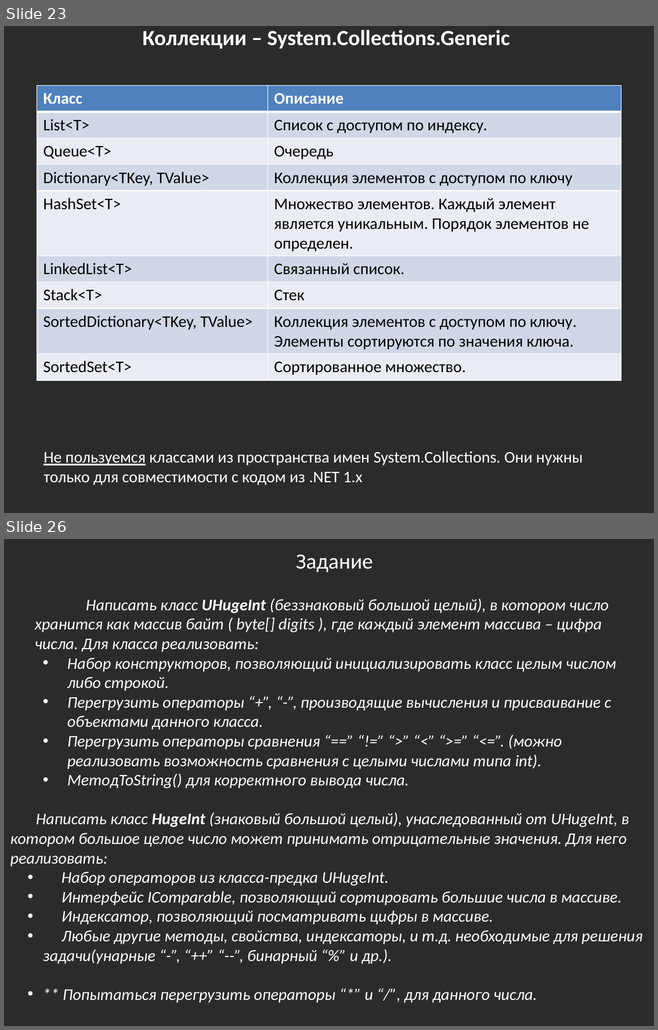
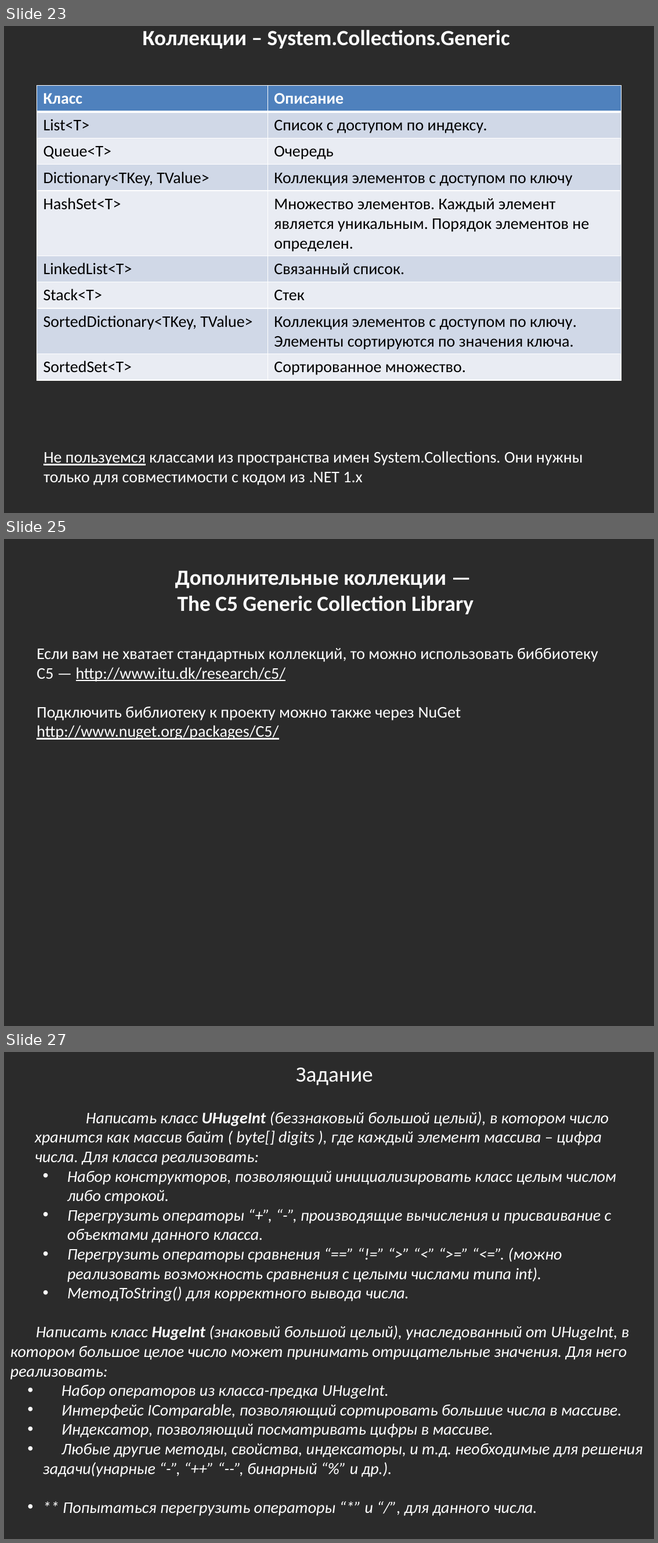
Before and after one commit to bazile/Training, a slide deck: Presentation/lesson-02-oop.pptx. Shown one above the other, each under a label of ours: slides 23 and 26 before the commit, slides 23, 25 and 27 after it; the slides between them are not shown. The pictures are 658x1030 and 658x1543 pixels, drawn with LibreOffice and Linux fonts; fonts in the diff are those of the drawing; background and template pictures are left out; a plain dark background stands for a picture behind light text. Boxes give left, top, right and bottom in pixels: in the first picture for what was removed or moved away, otherwise in the second. Text is boxed around its words. In the diff, an @@ line names an element or a change of style, - is before the commit and + after.

Commit message:
Added link to C5 collections

```diff
--- a/Presentation/lesson-02-oop.pptx
+++ b/Presentation/lesson-02-oop.pptx
@@ slide 25 added at (4,539,654,1026), background picture (left out) @@
@@ text added at (175,570,473,614), 24 pt, text #FFFFFF, bold @@
+Дополнительные коллекции —
+The C5 Generic Collection Library
@@ text added at (36,648,598,740), 18 pt, text #FFFFFF @@
+Если вам не хватает стандартных коллекций, то можно использовать биббиотеку C5 — http://www.itu.dk/research/c5/
+Подключить библиотеку к проекту можно также через NuGet
+http://www.nuget.org/packages/C5/
@@ what was slide 26 is now slide 27 @@
```
Also in this commit, not shown: 3 slides changed, 1 other file.
